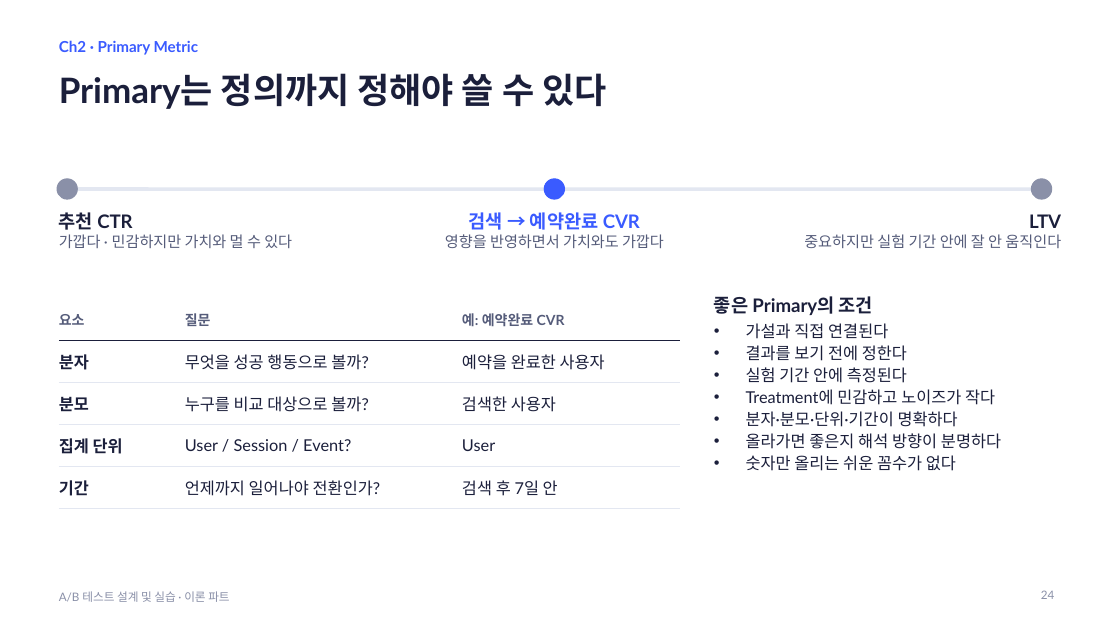
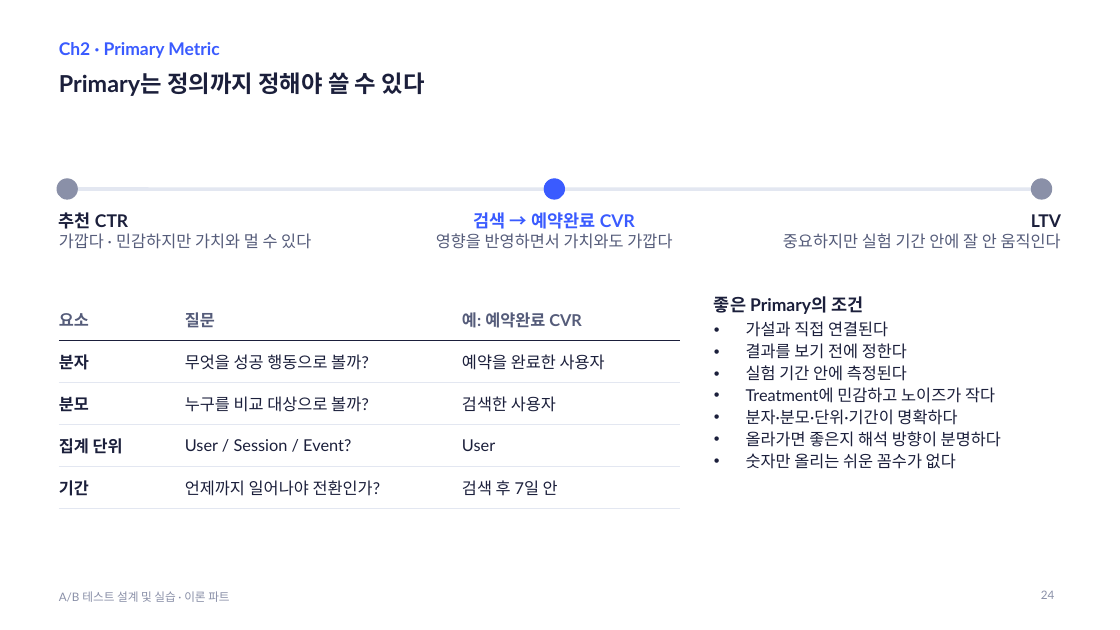
Before and after one commit to JungYeoni/quickmart-lab-rats, a slide deck: slide 24 of docs/lecture/ab-testing-theory.pptx. Drawn at 1120x630 pixels with LibreOffice and Linux fonts; fonts in the diff are those of the drawing. Boxes give left, top, right and bottom in pixels: in the first picture for what was removed or moved away, otherwise in the second. Text is boxed around its words. In the diff, an @@ line names an element or a change of style, - is before the commit and + after.

```diff
--- a/docs/lecture/ab-testing-theory.pptx
+++ b/docs/lecture/ab-testing-theory.pptx
@@ text "Ch2 · Primary Metric" at (59, 42, 219, 58): size 13 to 15 pt @@
@@ title "Primary는 정의까지 정해야 쓸 수 ..." at (59, 72, 425, 96): size 30 to 20 pt @@
@@ text "추천 CTR" at (59, 212, 311, 249): size 16 to 15 pt in "추천 CTR"; size 13 to 14 pt in "가깝다 · 민감하지만 가치와 멀 수 있다" @@
@@ text "검색 → 예약완료 CVR" at (436, 212, 672, 249): size 16 to 15 pt in "검색 → 예약완료 CVR"; size 13 to 14 pt in "영향을 반영하면서 가치와도 가깝다" @@
@@ text "LTV" at (783, 214, 1061, 249): size 16 to 15 pt in "LTV"; size 13 to 14 pt in "중요하지만 실험 기간 안에 잘 안 움직인다" @@
@@ table at (59, 298, 681, 500) @@
@@ size 12 to 14 pt in "요소", "질문", "예: 예약완료 CVR" @@
@@ text at (714, 296, 863, 314): size 16 to 15 pt in "좋은 Primary의 조건" @@
```
Also in this commit, not shown: 59 other slides changed, 1 other file.
